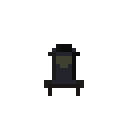
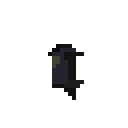
Layer changes from the first 128px x 128px image to the second:
hid "private_set_blank_front" over [44, 44, 84, 96]
showed "private_set_blank_side_scratch_frame0" over [48, 44, 84, 100]
